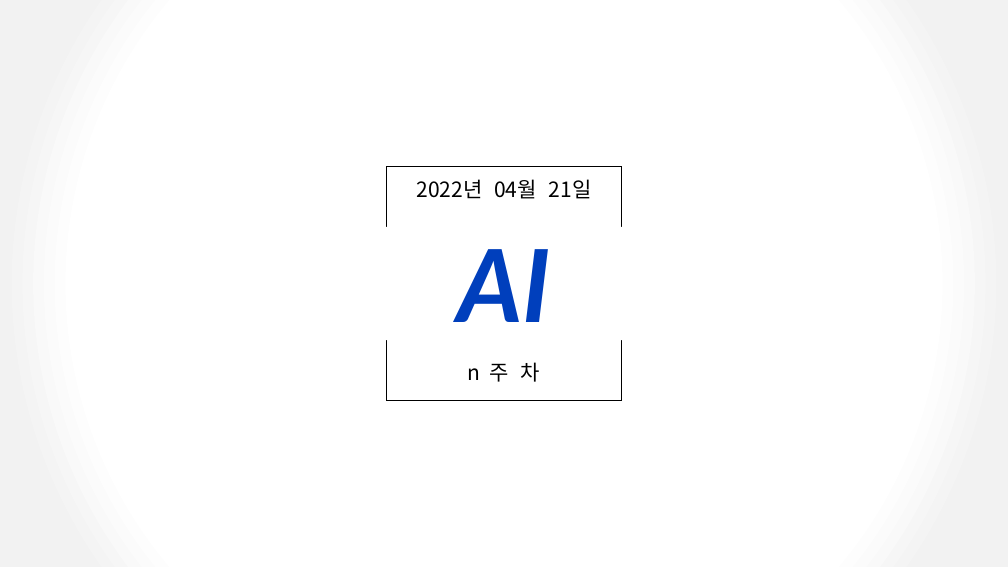
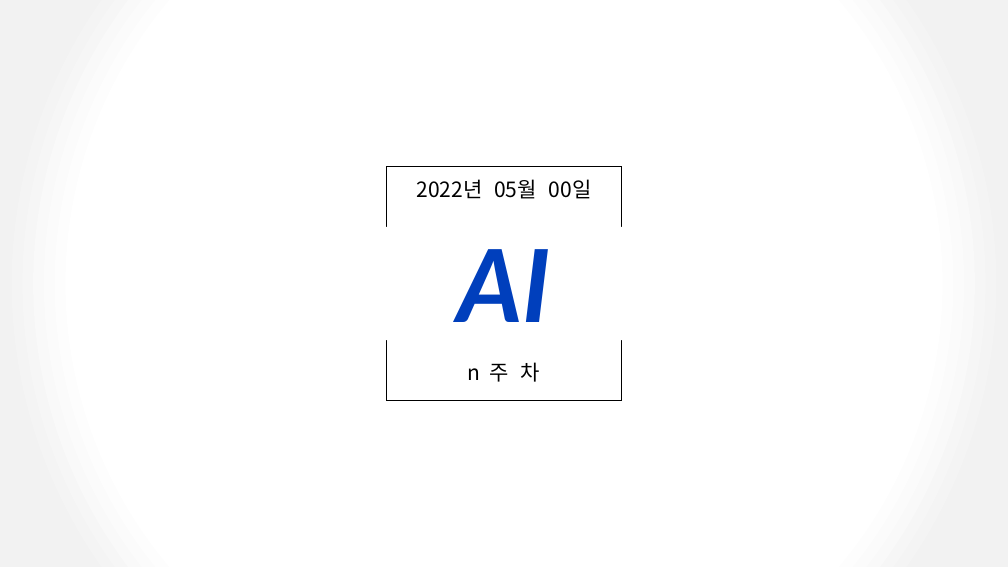
Before and after one commit to siorTeam/study-2022-ai, a slide deck: slide 2 of Weekly Summary/ppt/AI_STUDY_양식.pptx. Drawn at 1008x567 pixels with LibreOffice and Linux fonts; fonts in the diff are those of the drawing. Boxes give left, top, right and bottom in pixels: in the first picture for what was removed or moved away, otherwise in the second. Text is boxed around its words. In the diff, an @@ line names an element or a change of style, - is before the commit and + after.

```diff
--- a/Weekly Summary/ppt/AI_STUDY_양식.pptx
+++ b/Weekly Summary/ppt/AI_STUDY_양식.pptx
@@ text at [416,179,592,199]: text changed @@
-2022년 04월 21일
+2022년 05월 00일
```
Also in this commit, not shown: 2 slides added, 2 slides removed, 3 other files.
